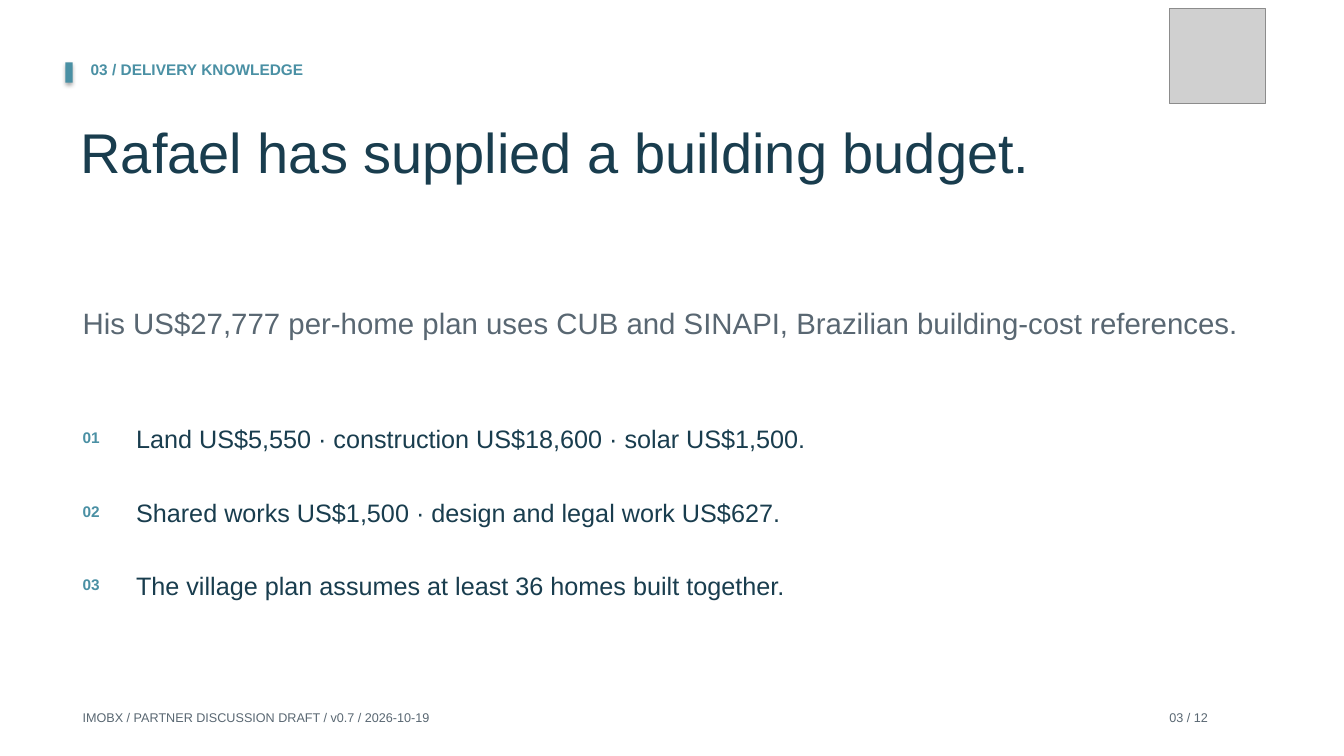
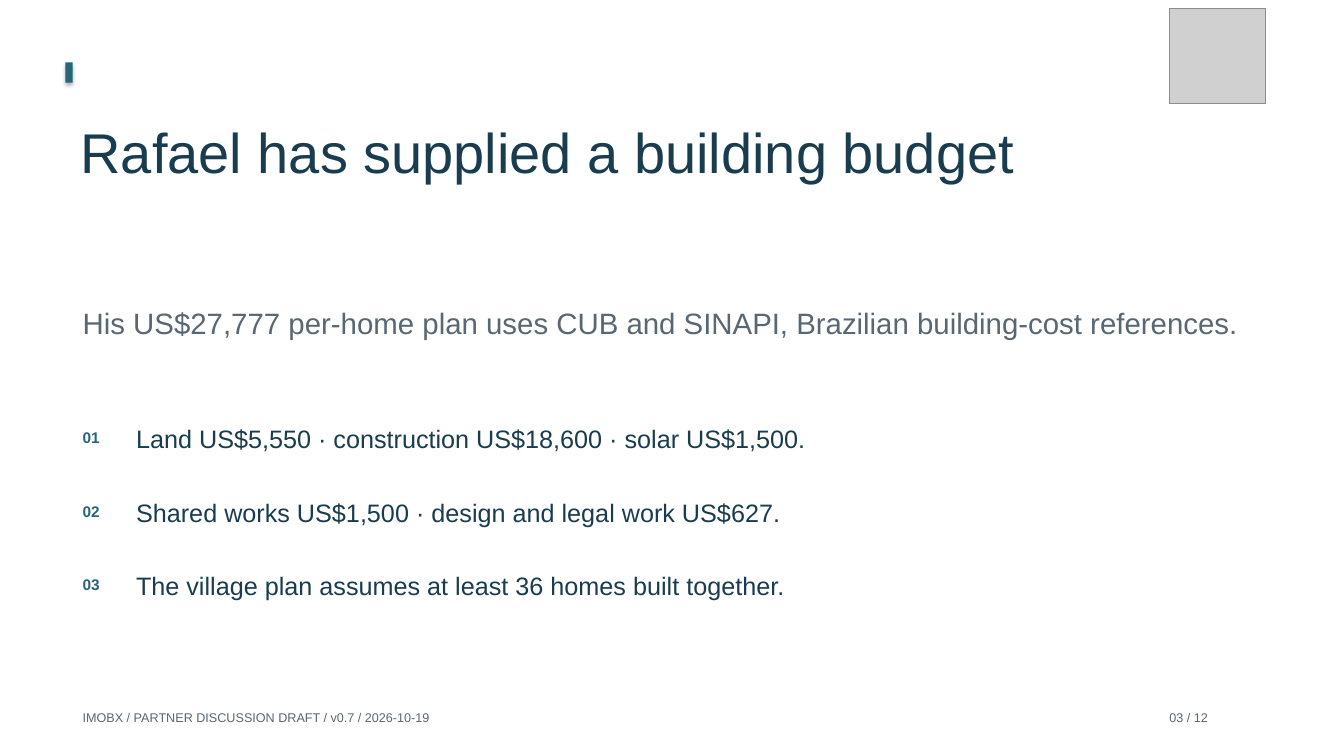
Before and after one commit to Siah-kin/imobx-website, a slide deck: slide 3 of pitchdeck.pptx. Drawn at 1344x756 pixels with LibreOffice and Linux fonts; fonts in the diff are those of the drawing; grey boxes stand for pictures. Boxes give left, top, right and bottom in pixels: in the first picture for what was removed or moved away, otherwise in the second. Text is boxed around its words. In the diff, an @@ line names an element or a change of style, - is before the commit and + after.

```diff
--- a/pitchdeck.pptx
+++ b/pitchdeck.pptx
@@ rectangle at (x1=66, y1=63, x2=73, y2=83): fill #4A90A4 to #276578 @@
@@ text removed at (x1=91, y1=64, x2=303, y2=75) @@
-03 / DELIVERY KNOWLEDGE
@@ text at (x1=81, y1=132, x2=1014, y2=183): text changed @@
-Rafael has supplied a building budget.
+Rafael has supplied a building budget
@@ text colour #4A90A4 to #276578 in 3 elements at (x1=83, y1=432, x2=100, y2=443), (x1=83, y1=506, x2=100, y2=517), (x1=83, y1=579, x2=100, y2=590) @@
```
Also in this commit, not shown: 11 other slides changed, 38 other files.
